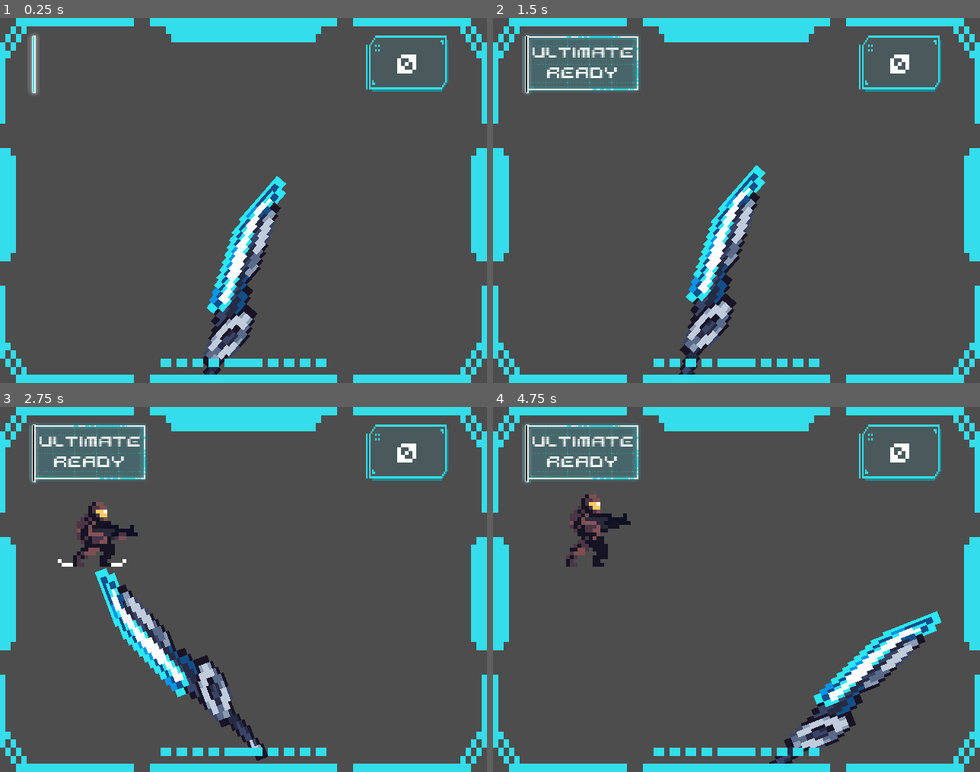
Above: before the commit, frames 1-4 (two rows, left to right).
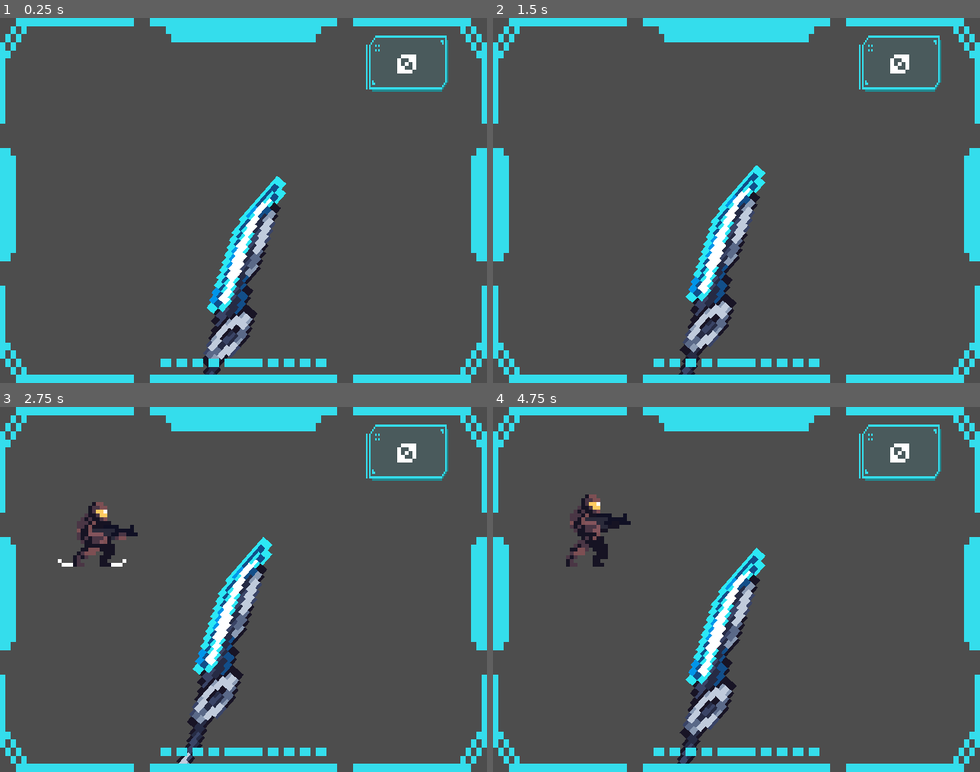
Above: after the commit, the same moments.

Repository: lognasmeow/Deflector
Game: Godot game, scene res://Maps/map_main.tscn
The game is run twice, just before and just after one commit, with the same random seed, the same clock (stepped at 60 frames per second) and the same inputs.
Inputs:
- Up to frame 1 (0.25 s): no input
- Up to frame 2 (1.5 s): hold Space (space) 0.53-1.28 s; tap Space (space) at 1.35 s
- Up to frame 3 (2.75 s): hold Space (space) from 2.03 s (still down)
- Up to frame 4 (4.75 s): release Space (space) at 2.78 s; tap Space (space) at 2.85, 4.35 s; hold Space (space) 3.53-4.28 s

The runs differ from the first frame. In frame 1, 0.3% of the frame differs, in the area x 5-8%, y 4-22%; in frame 2, 3.7%; in frame 3, 10%; in frame 4, 11%, in the area x 5-93%, y 4-98%.

Commit message:
Remove testing stuff

Diff:
--- a/Maps/map_main.gd
+++ b/Maps/map_main.gd
@@ -12,7 +12,6 @@
 
 func _ready():
 	timeStart = int(Time.get_unix_time_from_system())
-	emit_signal("tenEnemiesKilled")
 
 func _process(_delta):
 	currentTime = int(Time.get_unix_time_from_system()) - timeStart
